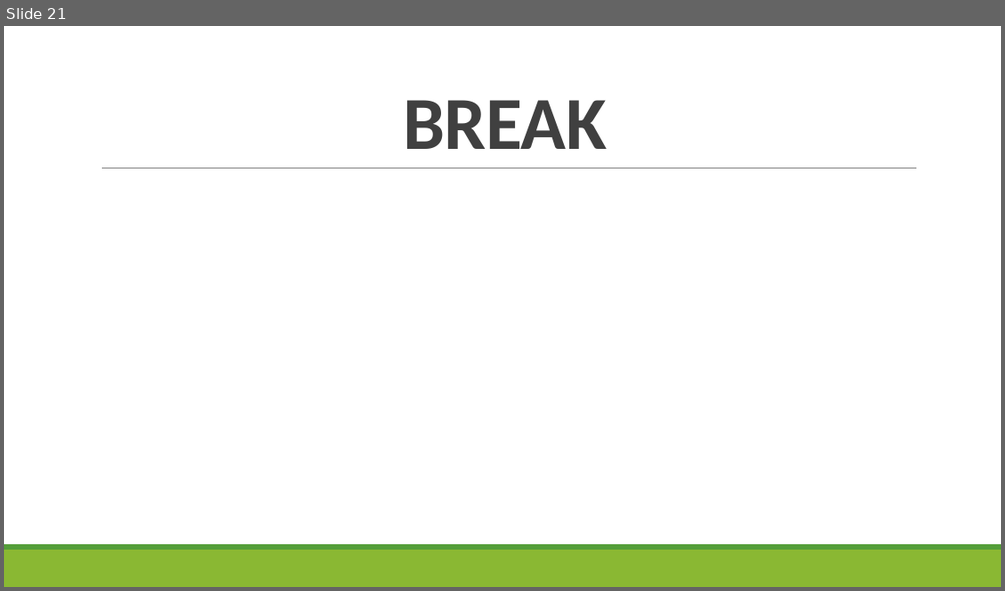
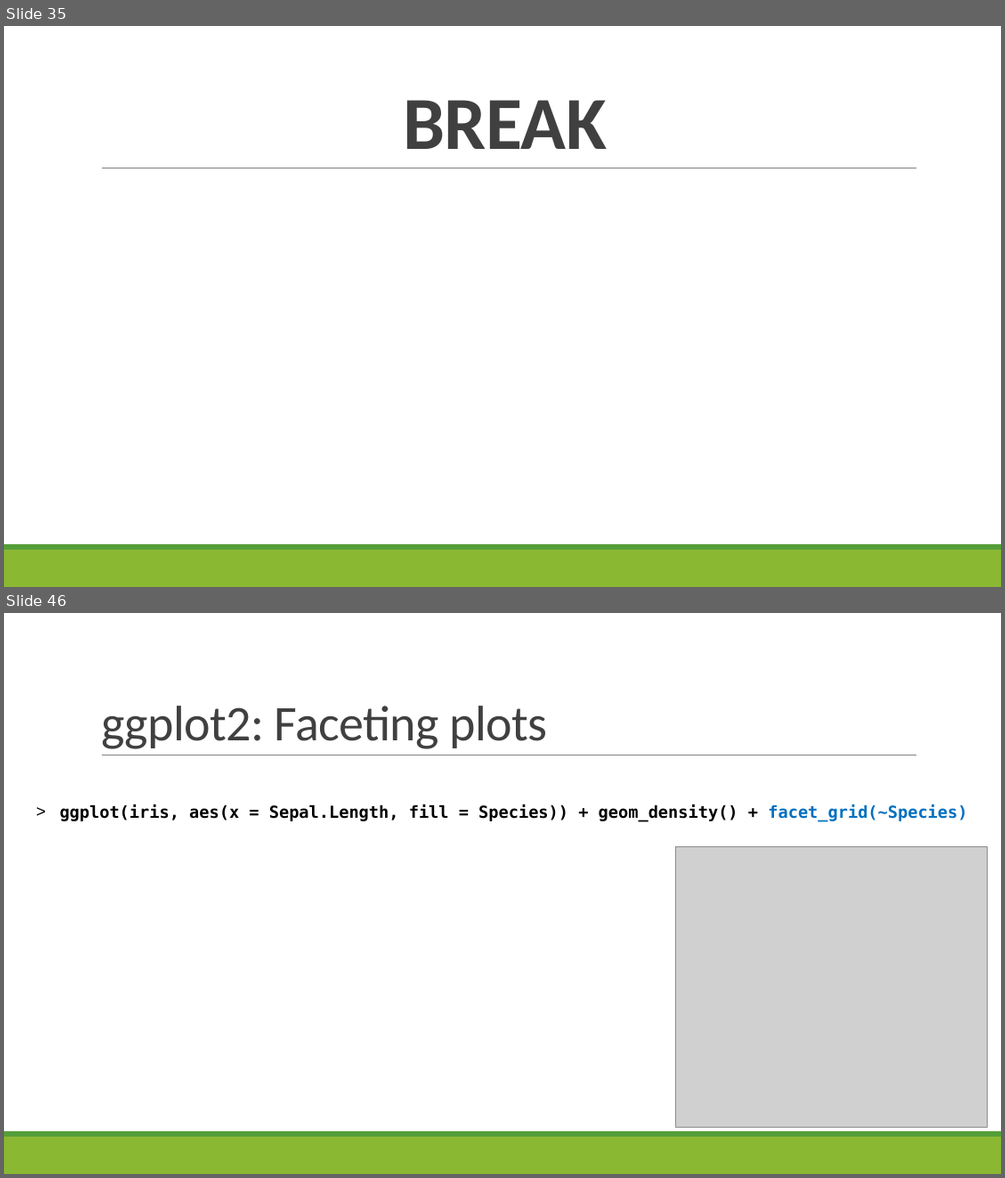
Before and after one commit to sjspielman/bio5312_fall2017, a slide deck: slides/day3_probability_tidyverse2.pptx. Shown one above the other, each under a label of ours: slide 21 before the commit, slides 35 and 46 after it; the slides between them are not shown. The pictures are 1005x591 and 1005x1178 pixels, drawn with LibreOffice and Linux fonts; fonts in the diff are those of the drawing; grey boxes stand for pictures. Boxes give left, top, right and bottom in pixels: in the first picture for what was removed or moved away, otherwise in the second. Text is boxed around its words. In the diff, an @@ line names an element or a change of style, - is before the commit and + after.

```diff
--- a/slides/day3_probability_tidyverse2.pptx
+++ b/slides/day3_probability_tidyverse2.pptx
@@ slide 46 added at box(4, 613, 1001, 1174), background #FFFFFF; not listed: 3 template elements that a slide beside it also shows @@
@@ title added at box(101, 706, 548, 749), 48 pt, text #404040 @@
+ggplot2: Faceting plots
@@ text added at box(60, 804, 967, 822), 16 pt, text #000000, bold @@
+> ggplot(iris, aes(x = Sepal.Length, fill = Species)) + geom_density() + facet_grid(~Species)
@@ picture added at box(676, 846, 987, 1127) @@
@@ what was slide 21 is now slide 35 @@
```
Also in this commit, not shown: 16 slides changed, 27 other slides added, 6 slides removed, 8 other files.
